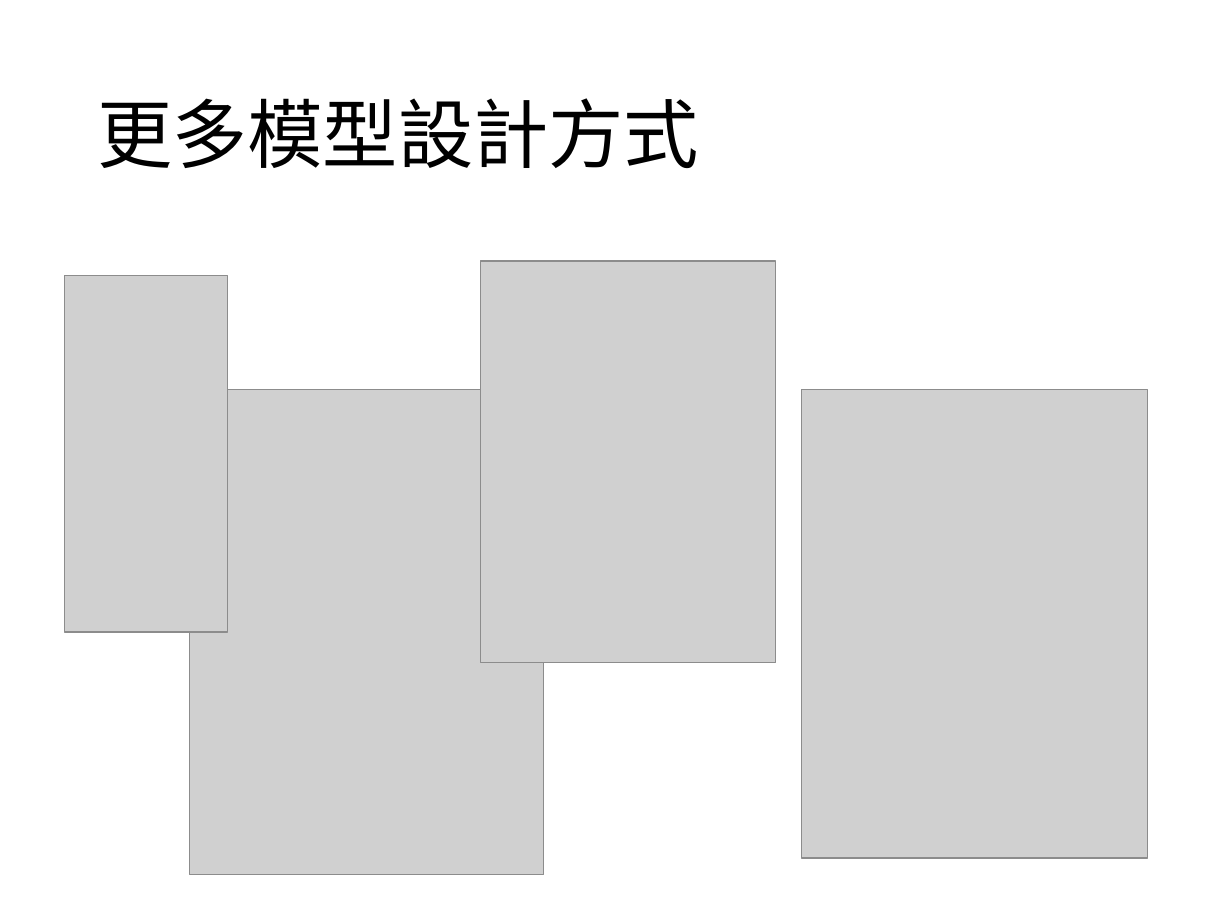
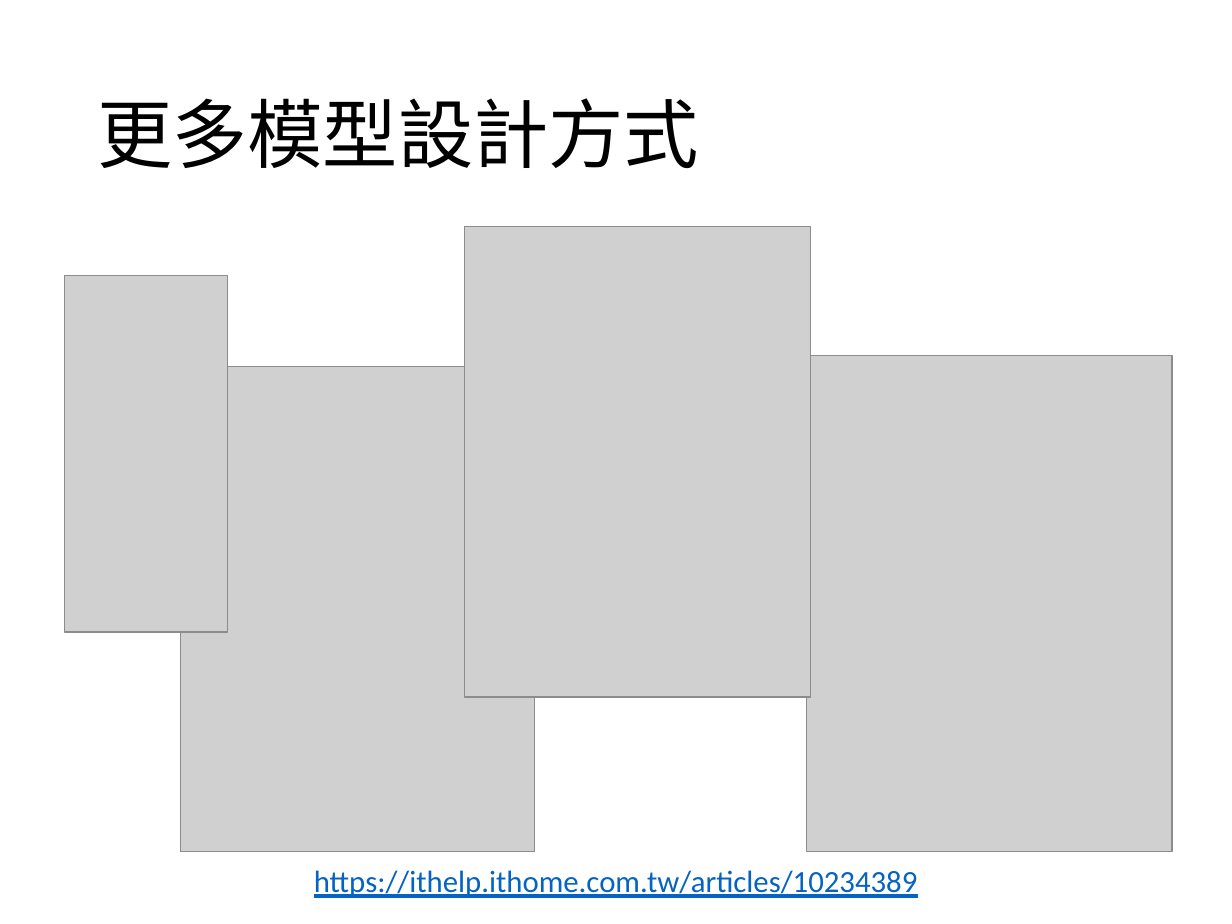
Before and after one commit to kkldream/Tensorflow-basic-tutorial, a slide deck: slide 25 of Tensorflow機器學習-基礎教學.pptx. Drawn at 1232x924 pixels with LibreOffice and Linux fonts; fonts in the diff are those of the drawing; grey boxes stand for pictures. Boxes give left, top, right and bottom in pixels: in the first picture for what was removed or moved away, otherwise in the second. Text is boxed around its words. In the diff, an @@ line names an element or a change of style, - is before the commit and + after.

```diff
--- a/Tensorflow機器學習-基礎教學.pptx
+++ b/Tensorflow機器學習-基礎教學.pptx
@@ picture: place and size @@
-picture at <box>480,261,776,663</box>
+picture at <box>464,227,809,697</box>
@@ picture: place and size @@
-picture at <box>802,389,1147,857</box>
+picture at <box>806,356,1172,853</box>
@@ picture: place and size @@
-picture at <box>190,389,543,875</box>
+picture at <box>181,366,535,851</box>
@@ text added at <box>314,870,918,898</box>, 18 pt, text #0563C1, underline @@
+https://ithelp.ithome.com.tw/articles/10234389
```
